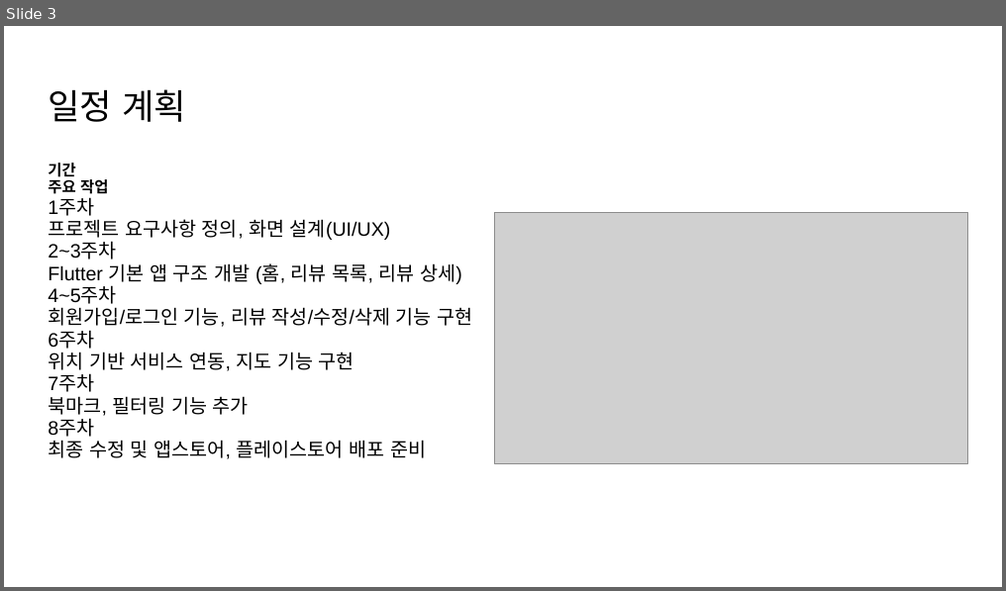
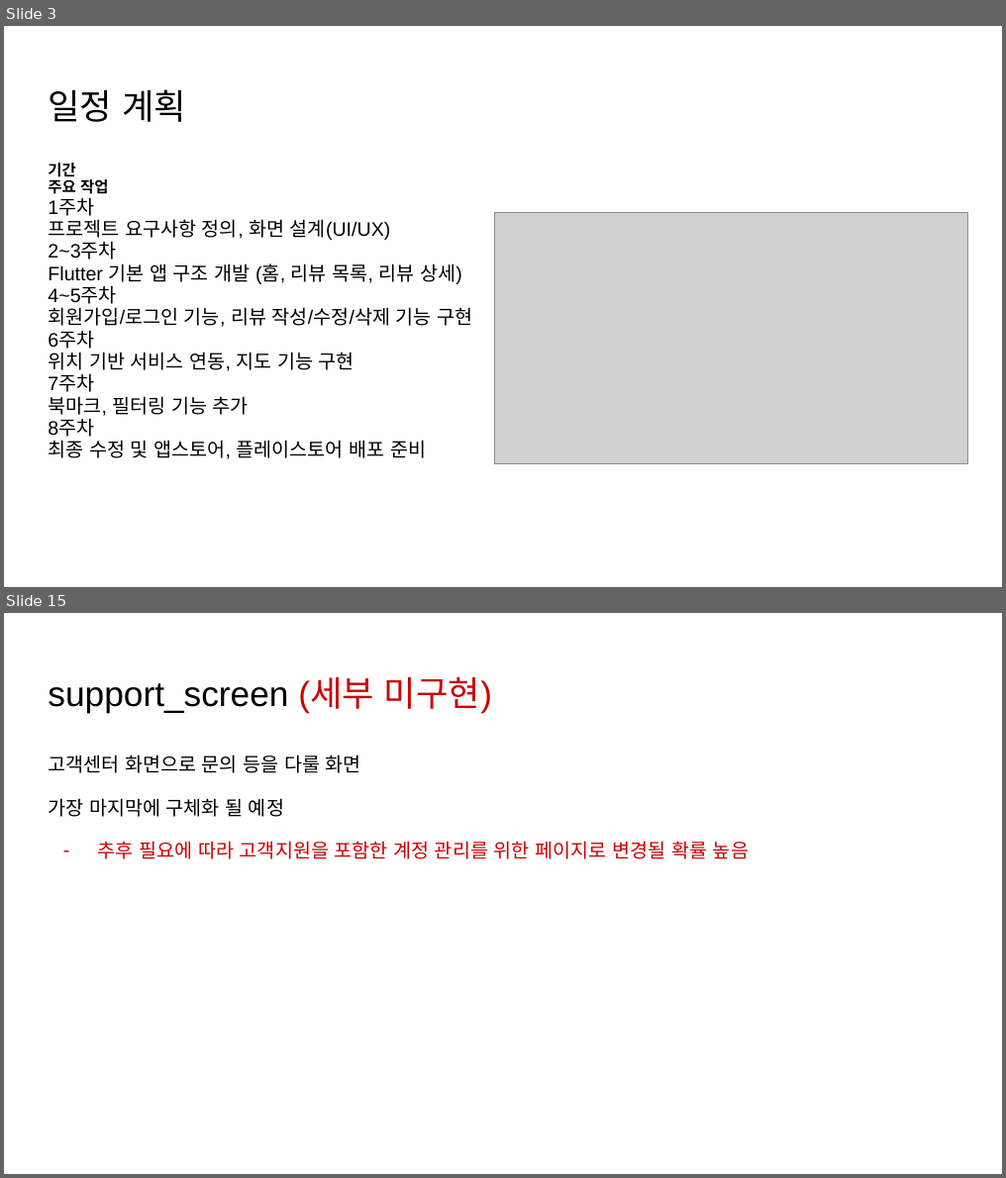
Before and after one commit to yurei55/TIL, a slide deck: K-Taste.pptx. Shown one above the other, each under a label of ours: slide 3 before the commit, slides 3 and 15 after it; the slides between them are not shown. The pictures are 1006x591 and 1006x1178 pixels, drawn with LibreOffice and Linux fonts; fonts in the diff are those of the drawing; grey boxes stand for pictures. Boxes give left, top, right and bottom in pixels: in the first picture for what was removed or moved away, otherwise in the second. Text is boxed around its words. In the diff, an @@ line names an element or a change of style, - is before the commit and + after.

```diff
--- a/K-Taste.pptx
+++ b/K-Taste.pptx
@@ slide 15 added at (4, 613, 1002, 1174), background #FFFFFF @@
@@ title added at (48, 676, 492, 714), 25.2 pt, text #000000 @@
+support_screen (세부 미구현)
@@ text added at (48, 755, 748, 860), 14 pt, text #CC0000 @@
+고객센터 화면으로 문의 등을 다룰 화면
+가장 마지막에 구체화 될 예정
+– 추후 필요에 따라 고객지원을 포함한 계정 관리를 위한 페이지로 변경될 확률 높음
```
Also in this commit, not shown: 4 slides changed, 8 other slides added, 1 slide removed.
